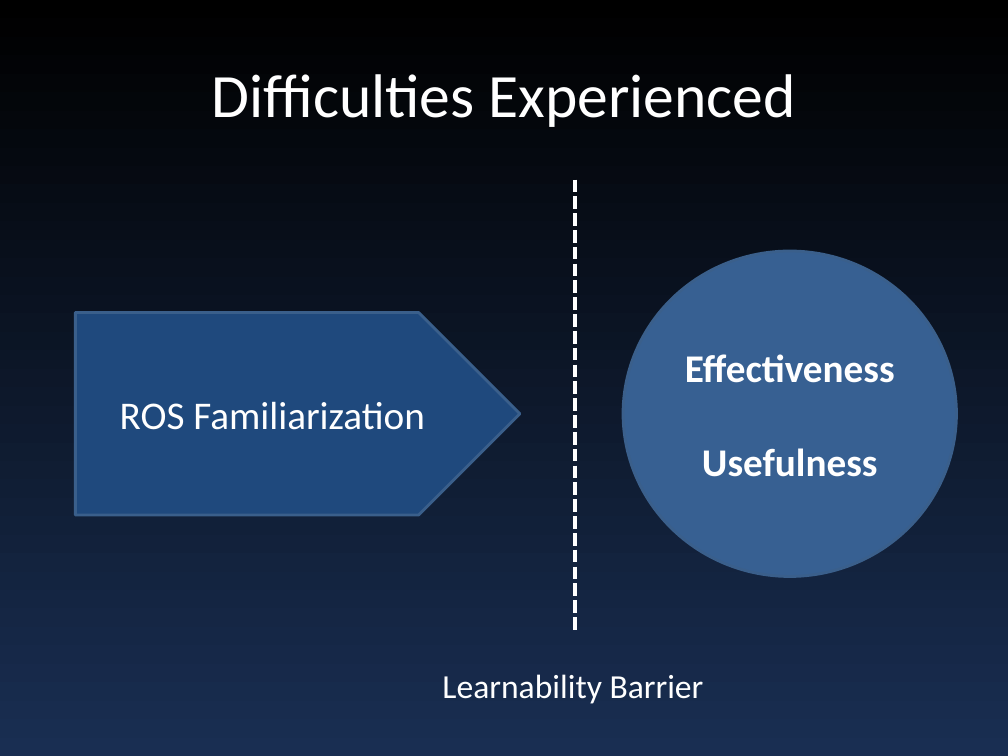
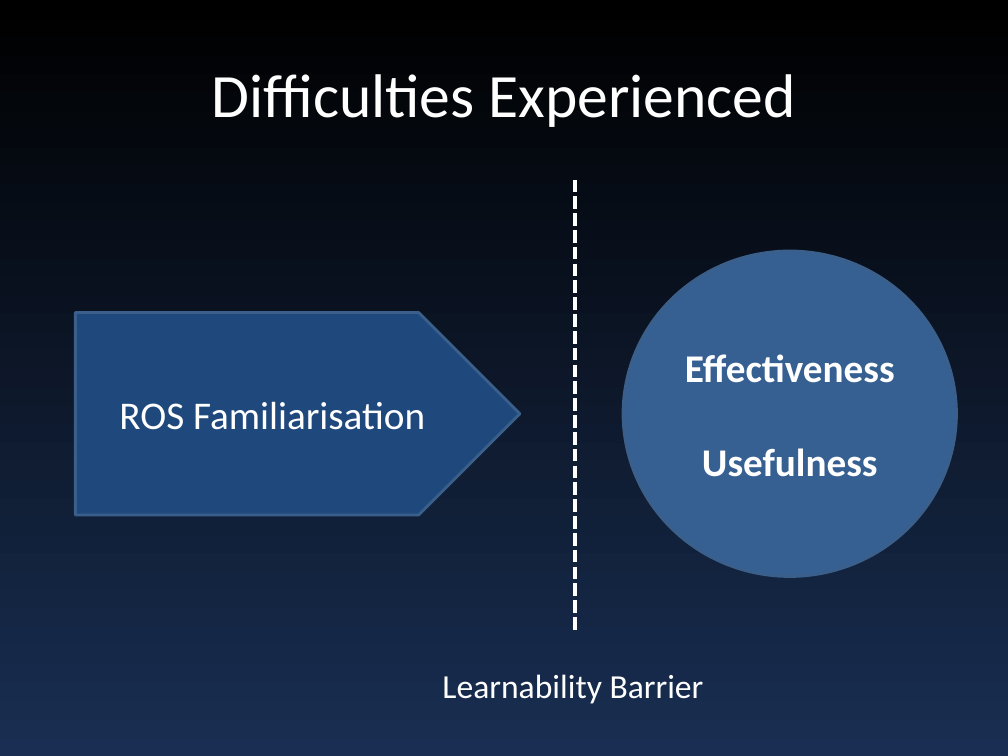
Before and after one commit to shaykalyan/SE306-ROS, a slide deck: slide 5 of presentations/g1_presentation_01.pptx. Drawn at 1008x756 pixels with LibreOffice and Linux fonts; fonts in the diff are those of the drawing. Boxes give left, top, right and bottom in pixels: in the first picture for what was removed or moved away, otherwise in the second. Text is boxed around its words. In the diff, an @@ line names an element or a change of style, - is before the commit and + after.

Commit message:
Added ppt file for the week 3 presentation.

```diff
--- a/presentations/g1_presentation_01.pptx
+++ b/presentations/g1_presentation_01.pptx
@@ text in pentagon arrow at box(119, 401, 425, 430): text changed @@
-ROS Familiarization
+ROS Familiarisation
```
Also in this commit, not shown: 1 other file.
